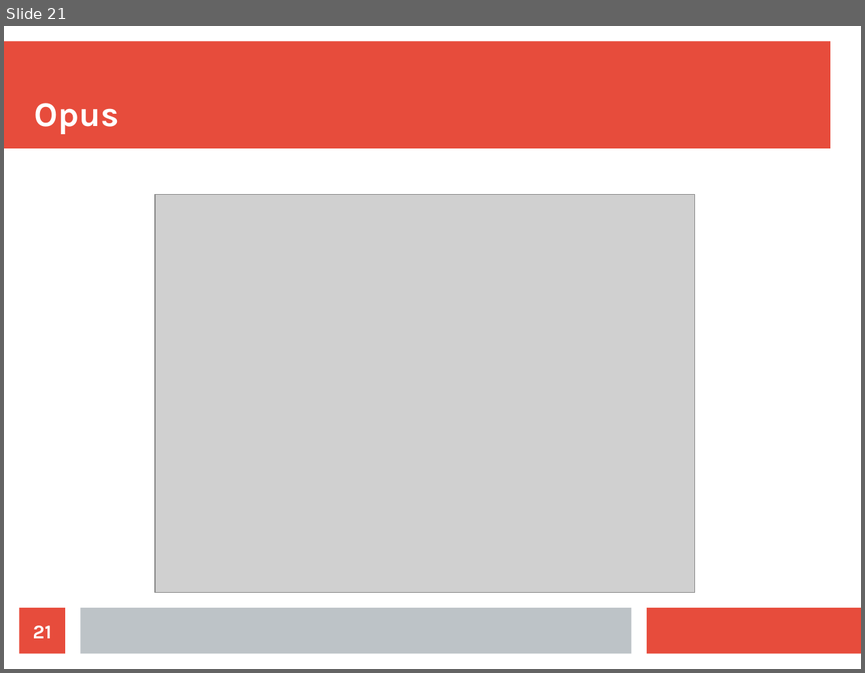
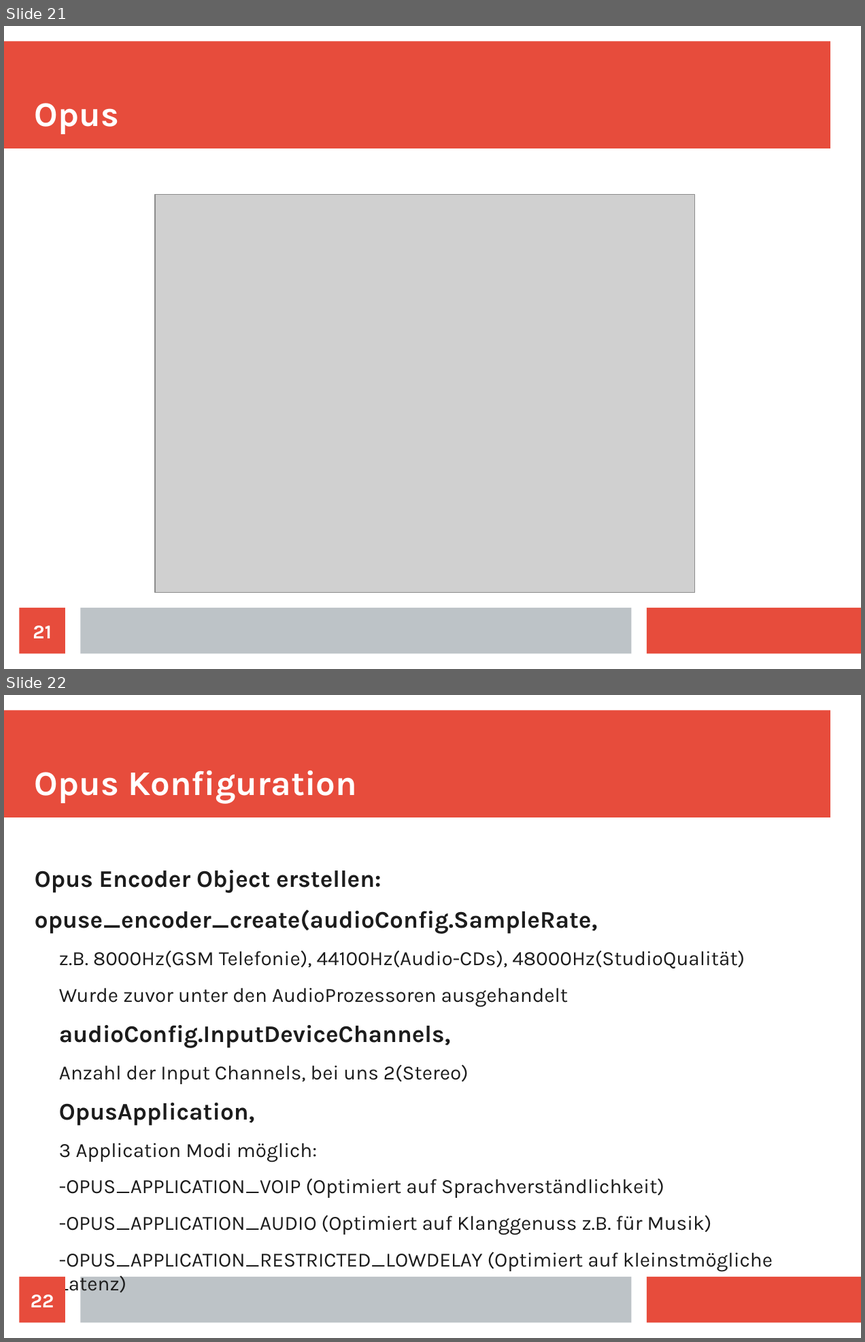
Before and after one commit to doe300/OHMComm, a slide deck: documents/OHMCommPres.odp. Shown one above the other, each under a label of ours: slide 21 before the commit, slides 21 and 22 after it. The pictures are 865x673 and 865x1342 pixels, drawn with LibreOffice and Linux fonts; fonts in the diff are those of the drawing; grey boxes stand for pictures. Boxes give left, top, right and bottom in pixels: in the first picture for what was removed or moved away, otherwise in the second. Text is boxed around its words. In the diff, an @@ line names an element or a change of style, - is before the commit and + after.

Commit message:
Updated Presentation
Added Opus slides for encoder object and encoder

```diff
--- a/documents/OHMCommPres.odp
+++ b/documents/OHMCommPres.odp
@@ slide 22 added at (4,695,861,1338), background #FFFFFF; not listed: 3 template elements that a slide beside it also shows @@
@@ title added at (35,770,357,803), 32 pt, text #FFFFFF, bold @@
+Opus Konfiguration
@@ text added at (35,870,772,1271), 18.7 pt, text #1C1C1C @@
+Opus Encoder Object erstellen:
+opuse_encoder_create(audioConfig.SampleRate,
+  z.B. 8000Hz(GSM Telefonie), 44100Hz(Audio-CDs), 48000Hz(StudioQualität)
+  Wurde zuvor unter den AudioProzessoren ausgehandelt
+audioConfig.InputDeviceChannels,
+  Anzahl der Input Channels, bei uns 2(Stereo)
+OpusApplication,
+  3 Application Modi möglich:
+  -OPUS_APPLICATION_VOIP (Optimiert auf Sprachverständlichkeit)
+  -OPUS_APPLICATION_AUDIO (Optimiert auf Klanggenuss z.B. für Musik)
+  -OPUS_APPLICATION_RESTRICTED_LOWDELAY (Optimiert auf kleinstmögliche Latenz)
@@ page number added at (20,1276,65,1323), fill #E74C3C, 18 pt, text #FFFFFF, bold @@
+22
```
Also in this commit, not shown: 2 slides changed, 3 other slides added.
